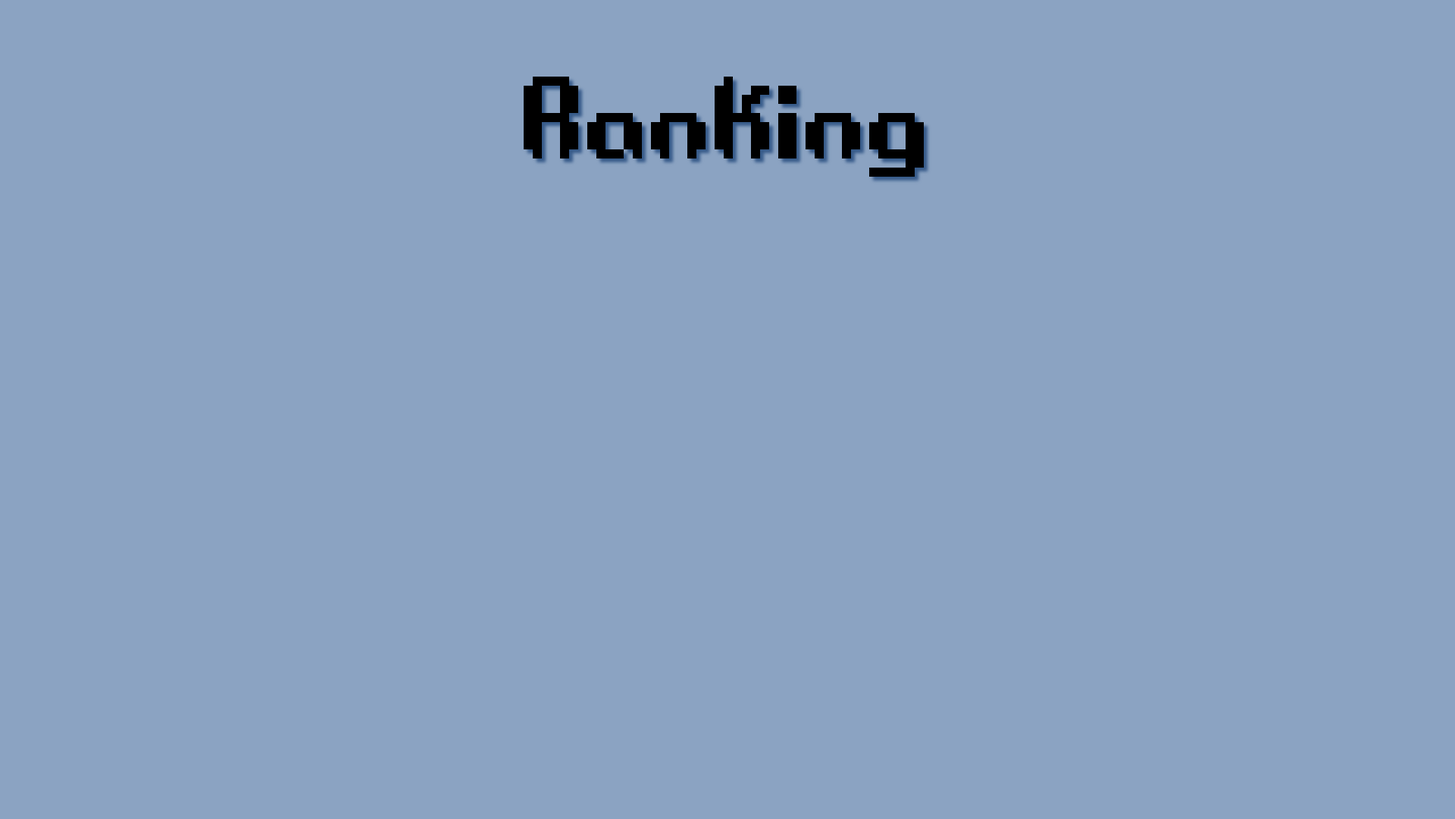
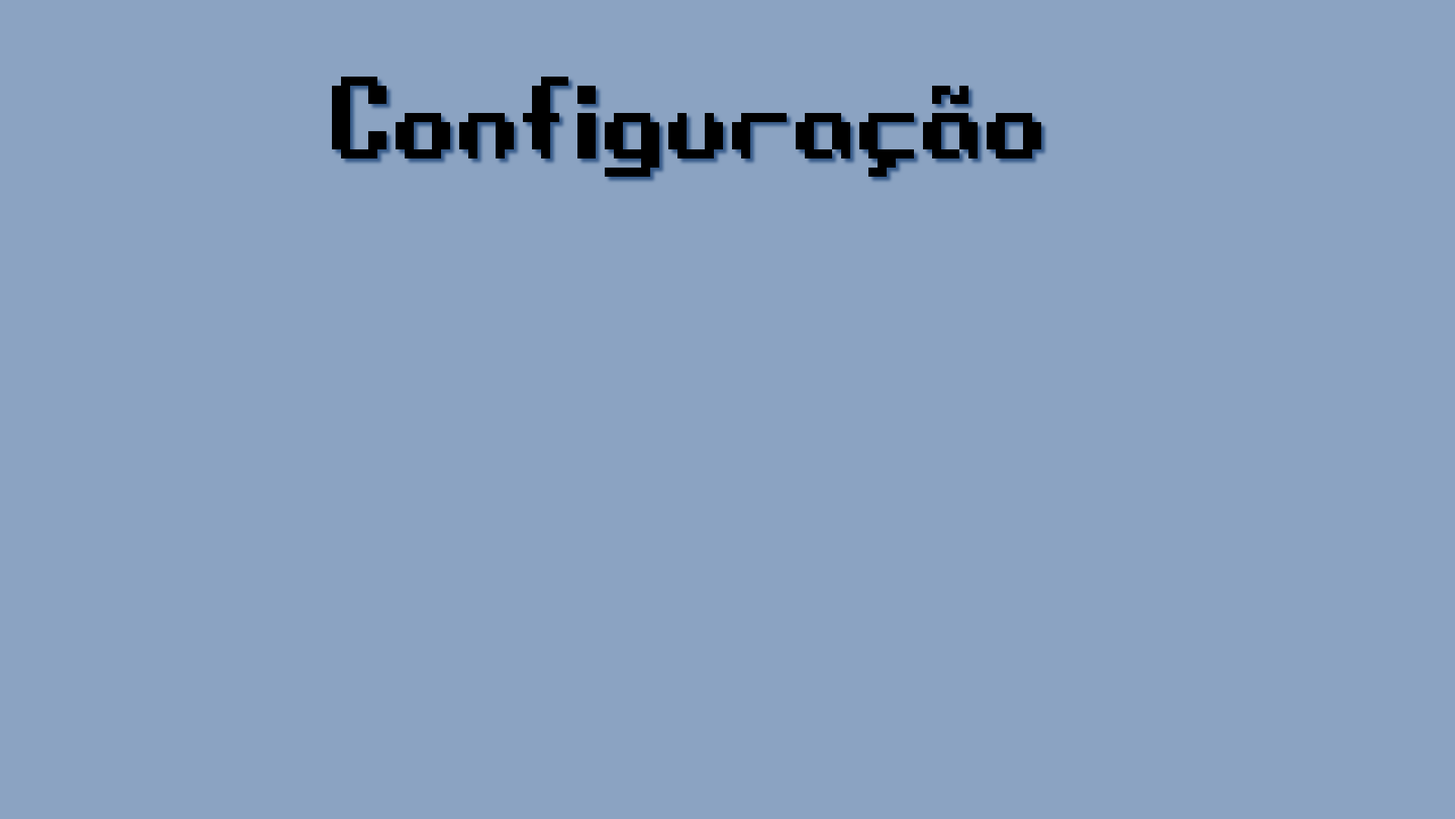
Two versions of the same layered image (1455 x 819). Layer-by-layer changes:
added layer "config" above "ranking" over [331, 76, 1049, 184]
hid "ranking" over [523, 76, 933, 184]
